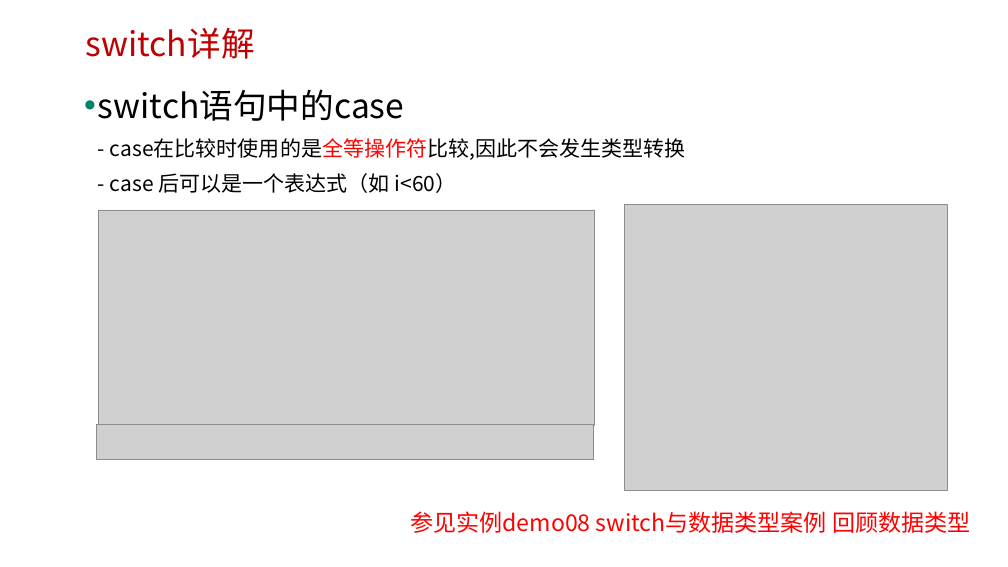
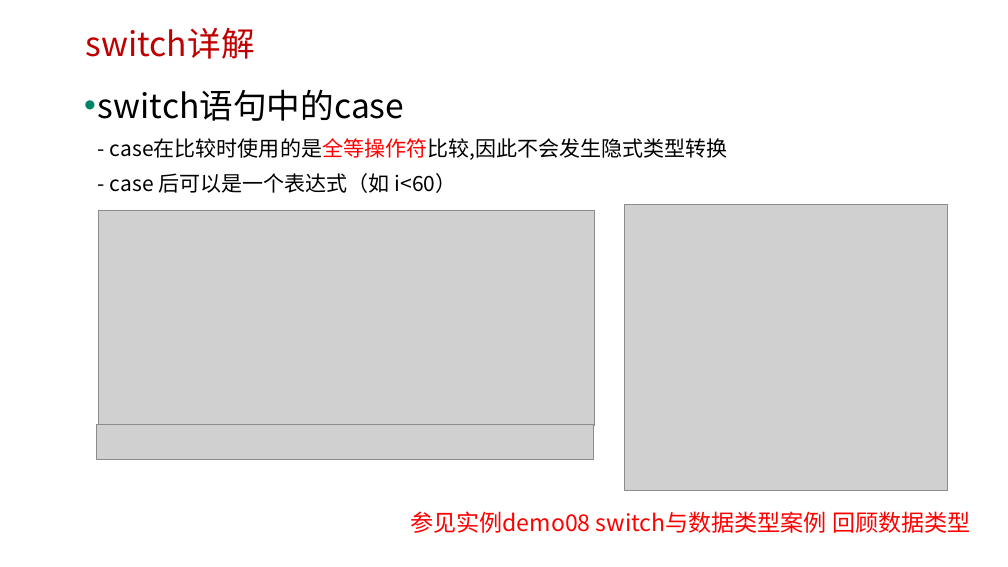
Before and after one commit to edu2act/course-javascript-advanced, a slide deck: slide 11 of 课程PPT/04.JS语法、表达式及语句.pptx. Drawn at 1008x567 pixels with LibreOffice and Linux fonts; fonts in the diff are those of the drawing; grey boxes stand for pictures; background and template pictures are left out. Boxes give left, top, right and bottom in pixels: in the first picture for what was removed or moved away, otherwise in the second. Text is boxed around its words. In the diff, an @@ line names an element or a change of style, - is before the commit and + after.

```diff
--- a/课程PPT/04.JS语法、表达式及语句.pptx
+++ b/课程PPT/04.JS语法、表达式及语句.pptx
@@ text at (x1=98, y1=89, x2=728, y2=193): text changed @@
-• switch语句中的case
-  - case在比较时使用的是全等操作符比较,因此不会发生类型转换
-  - case 后可以是一个表达式（如 i<60）
+• switch语句中的case
+  - case在比较时使用的是全等操作符比较,因此不会发生隐式类型转换
+  - case 后可以是一个表达式（如 i<60）
```
Also in this commit, not shown: 8 other files.
